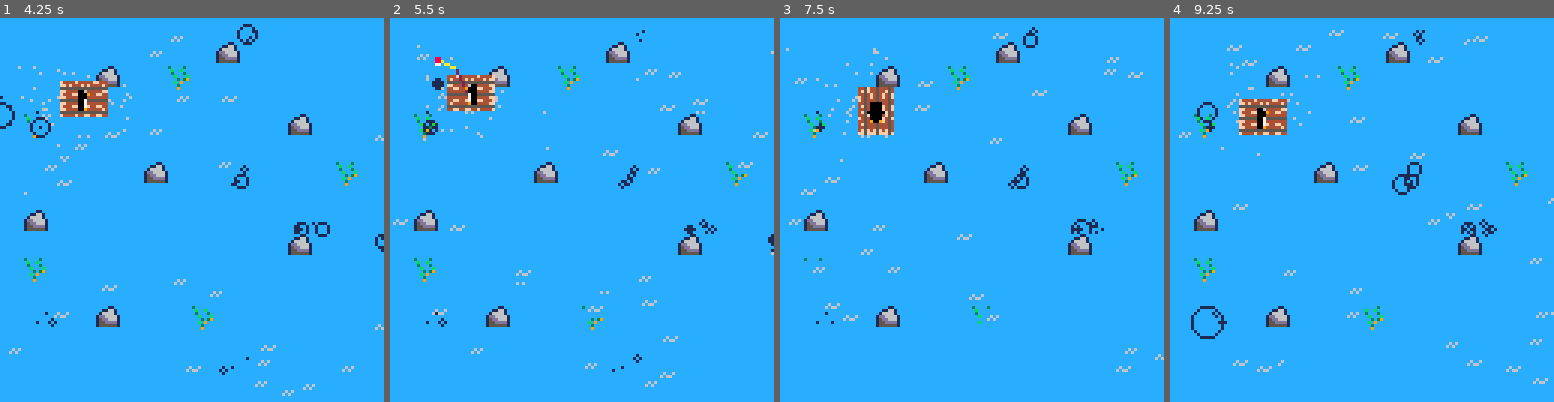
Above: before the commit, frames 1-4 (left to right).
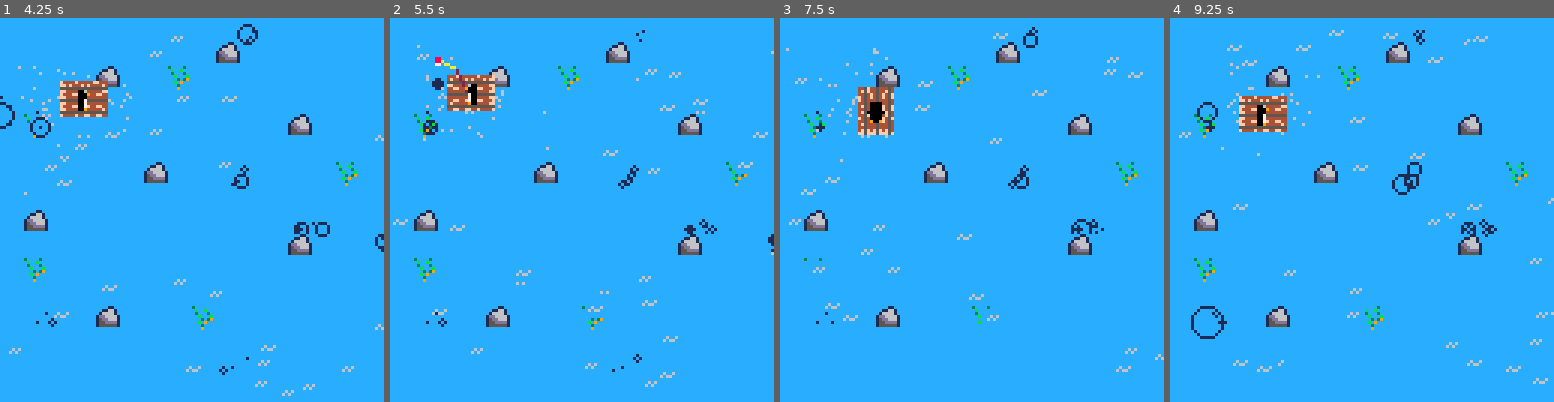
Above: after the commit, the same moments.

Repository: camirmas/carts
Game: PICO-8 cartridge projects/jam.p8
Two runs of this game, one before a commit and one after it. Both use one fixed random seed, a clock stepped at 60 frames per second and the inputs below.
Inputs:
- Up to frame 1 (4.25 s): tap X (X key) at 0.33, 1.07, 1.85, 2.97, 4.08 s; tap O (Z key) at 0.7, 1.7, 2.1, 2.5, 2.9, 3.3, 3.7, 4.1 s; hold Right 1.6-2.1 s; hold Up 2.15-2.42 s; hold Right 2.47-3.03 s; hold Left 3.08-3.58 s; hold Down 3.63-3.97 s; hold Right from 4.02 s (still down)
- Up to frame 2 (5.5 s): tap O (Z key) at 4.5, 4.9, 5.3 s; release Right at 4.68 s; hold Up 4.73-5.03 s; hold Left from 5.08 s (still down); tap X (X key) at 5.2 s
- Up to frame 3 (7.5 s): release Left at 5.68 s; tap O (Z key) every 0.4 s from 5.7 to 7.3 s; hold Down 5.73-6.03 s; hold Right 6.08-6.58 s; tap X (X key) at 6.32, 7.43 s; hold Right 6.63-7.13 s; hold Up 7.18-7.45 s
- Up to frame 4 (9.25 s): hold Right 7.5-8.07 s; tap O (Z key) every 0.4 s from 7.7 to 8.9 s; hold Left 8.12-8.62 s; tap X (X key) at 8.55 s; hold Down 8.67-9 s; hold Right from 9.05 s (still down)

Frame 1 is identical in both runs. In frame 2, less than 0.1% of the frame differs, in the area x 19-30%, y 19-29%; in frame 3, less than 0.1%; in frame 4, 1.0%, in the area x 17-36%, y 20-31%.

Commit message:
Add fishing sfx

Diff:
--- a/projects/jam.p8
+++ b/projects/jam.p8
@@ -13,7 +13,7 @@
 k_X = 5
 k_rock = 19
 k_hook = 11 -- soon to have more
-k_alert = 33
+k_alert = 21
 
 g = 1 -- gravity
 
@@ -34,6 +34,15 @@
 	island = 1,
 	ice = 2,
 	junk = 3
+}
+
+-- fish
+fish = {
+	sardine = {
+		k = 32,
+		rarity = "common",
+		regions = {regions.start},
+	}
 }
 
 function draw_hitbox(obj)
@@ -141,7 +150,8 @@
 				if self.hook ~= nil then
 					if self.t_bite > 0 then
 						self.t_bite = self.t_bite - 1
-					elseif not self.hook.bite then
+					elseif not (self.hook.bite or self.hook.caught) then
+						sfx(3)
 						self.hook.bite = true
 						self.hook.bite_start = time()
 					end
@@ -283,13 +293,17 @@
 				local dt = time() - self.bite_start
 
 				if dt < .34 then
+					-- extra roll for rare
 					if rnd() > .5 then
-						self.caught = "rare"
+						-- rare
+						self.caught = fish.sardine
 					else
-						self.caught = "common"
+						-- common
+						self.caught = fish.sardine
 					end
 				elseif dt < .68 then
-					self.caught = "common"
+					-- common
+					self.caught = fish.sardine
 				else
 					self.bite = false
 					self.spot:set_hook(self)
@@ -325,6 +339,7 @@
 				if (self.dir.y ~= dy) self.y = self.y + dy
 			else
 				if self.splash == nil then
+					sfx(6)
 					self.splash = create_splash(self.x, self.y)
 				else
 					self.splash:update()
@@ -413,6 +428,8 @@
 		hook = nil,
 		casting = false,
 		backpack = {},
+		info_timer = 0,
+		info_spr = nil,
 
 		get_spr_location = function(self)
 			local px = self.x + self.hitbox.w / 2 - 4
@@ -473,13 +490,23 @@
 			self.rod_end = rod_end
 
 			self.hook = create_hook(self.rod_end, self.cast_dir)
+
+			sfx(5)
+		end,
+
+		set_info_timer = function(self)
+			self.info_spr = self.hook.caught.k
+			self.info_timer = 2.5 * 30 -- 2.5s @ 30fps
 		end,
 
 		retrieve = function(self)
 			self.hook:retrieve()
 			-- check fishing
 			if self.hook.caught then
+				self:set_info_timer()
+				self.hook.caught = false
 				add(self.backpack, self.hook.caught)
+				sfx(4)
 			end
 
 			self.casting = false
@@ -496,8 +523,8 @@
 			self:update_hitbox()
 
 			if not (btn(0) or btn(1) or btn(2) or btn(3)) then
-				self.spd.x = self.spd.x * .9
-				self.spd.y = self.spd.y * .9
+				self.spd.x = self.spd.x * .85
+				self.spd.y = self.spd.y * .85
 			end
 
 			if btn(k_left) then
@@ -539,6 +566,10 @@
 			-- debug = "x: " .. self.dir.x .. ", y: " .. self.dir.y
 
 			player:move(self.dir.x * self.spd.x, self.dir.y * self.spd.y)
+
+			if self.info_timer > 0 then
+				self.info_timer = self.info_timer - 1
+			end
 		end,
 
         draw = function(self)
@@ -565,7 +596,12 @@
 
 			-- draw fishing bite alert
 			if self.hook ~= nil and self.hook.spot ~= nil and self.hook.bite then
-				spr(k_alert, p.x + 2, p.y - 4)
+				spr(k_alert, p.x + 2, p.y - 6)
+			end
+
+			-- draw info spr
+			if self.info_spr ~= nil and self.info_timer > 0 then
+				spr(self.info_spr, p.x + 2, p.y - 6)
 			end
 
 			-- draw hitbox (debug)
@@ -683,10 +719,6 @@
 
 			player:draw()
 
-			if #player.backpack > 0 then
-				debug = "caught: " .. player.backpack[#player.backpack]
-			end
-
 			print(debug, (128-#debug*4)/2, 12*8)
 		end
 	},
@@ -726,26 +758,25 @@
 00700700ccccccccffffffffccccccccbb0770bbbb0000bbbb007bbb4454445444540000ff444444444444440000000000000000000000000000000000000000
 00000000ccccccccffffffffccccccccbb0770bbbb0000bbbb007bbb4f54f454f45f000055555555555555550000000000000000000000000000000000000000
 00000000ccccccccffffffffccccccccbb9779bbbb9009bbbb009bbb44544454f45f0000ff444444444444440000000000000000000000000000000000000000
-00000000cccccccccccccccccccc11cc3cccc3cc00000000000000004f5f44544f540000f444ff44ff44ff440000000000000000000000000000000000000000
-00000000cccccccccccccccccc11661ccbccbccc0000000000000000445f44544f540000ff4444ff444444f40000000000000000000000000000000000000000
-00000000ccc6c6ccccccccccc166661cc3ccc3cc0000000000000000f454f454f45f000055555555555555550001100000000000000000000000000000000000
-00000000cc6c6ccccccccccc1dd66661ccbcccbc00000000000000004454f454f4540000f4444f44ff44ff440011110000000000000000000000000000000000
-00000000cccccccccc6cc6cc15dd6661ccc3c39c00000000000000004f5444544454000000000000000000000011110000000000000000000000000000000000
-00000000ccccccccc6c66ccc155dddd1ccbc9ccc0000000000000000445444544454000000000000000000000001100000000000000000000000000000000000
-00000000cccccccccccccccc15555551ccc3cccc00000000000000004f5f4f5f4f54000000000000000000000000000000000000000000000000000000000000
+00000000cccccccccccccccccccc11cc3cccc3cc55500000000000004f5f44544f540000f444ff44ff44ff440000000000000000000000000000000000000000
+00000000cccccccccccccccccc11661ccbccbccc5950000000000000445f44544f540000ff4444ff444444f40000000000000000000000000000000000000000
+00000000ccc6c6ccccccccccc166661cc3ccc3cc5950000000000000f454f454f45f000055555555555555550001100000000000000000000000000000000000
+00000000cc6c6ccccccccccc1dd66661ccbcccbc59500000000000004454f454f4540000f4444f44ff44ff440011110000000000000000000000000000000000
+00000000cccccccccc6cc6cc15dd6661ccc3c39c55500000000000004f5444544454000000000000000000000011110000000000000000000000000000000000
+00000000ccccccccc6c66ccc155dddd1ccbc9ccc5950000000000000445444544454000000000000000000000001100000000000000000000000000000000000
+00000000cccccccccccccccc15555551ccc3cccc55500000000000004f5f4f5f4f54000000000000000000000000000000000000000000000000000000000000
 00000000ccccccccccccccccccccccccccc9cccc0000000000000000ff5fff5fff5f000000000000000000000000000000000000000000000000000000000000
-00000000555000000090090080900908000000000000000000000000000000000000000000000000000000000000000000000000000000000000000000000000
-00000000595000008080080880800808000000000000000000000000000000000000000000000000000000000000000000000000000000000000000000000000
-1c01cc70595000008088880888888888000000000000000000000000000000000000000000000000000000000000000000000000000000000000000000000000
-01ccccdc59500000088ee880008ee800000000000000000000000000000000000000000000000000000000000000000000000000000000000000000000000000
-01cccccc555000008088880808888880000000000000000000000000000000000000000000000000000000000000000000000000000000000000000000000000
-1c01ccc0595000000800008080800808000000000000000000000000000000000000000000000000000000000000000000000000000000000000000000000000
-00000000555000000000000000000000000000000000000000000000000000000000000000000000000000000000000000000000000000000000000000000000
+00000000000000000090090080900908000000000000000000000000000000000000000000000000000000000000000000000000000000000000000000000000
+00000000000000008080080880800808000000000000000000000000000000000000000000000000000000000000000000000000000000000000000000000000
+1d01dd70000000008088880888888888000000000000000000000000000000000000000000000000000000000000000000000000000000000000000000000000
+01dddddd00000000088ee880008ee800000000000000000000000000000000000000000000000000000000000000000000000000000000000000000000000000
+01dddddd000000008088880808888880000000000000000000000000000000000000000000000000000000000000000000000000000000000000000000000000
+1d01ddd0000000000800008080800808000000000000000000000000000000000000000000000000000000000000000000000000000000000000000000000000
 __gff__
 0000000000000000000000000000000000000001000000000000000000000000000000000000000000000000000000000000000000000000000000000000000000000000000000000000000000000000000000000000000000000000000000000000000000000000000000000000000000000000000000000000000000000000
 0000000000000000000000000000000000000000000000000000000000000000000000000000000000000000000000000000000000000000000000000000000000000000000000000000000000000000000000000000000000000000000000000000000000000000000000000000000000000000000000000000000000000000
 __map__
-0303030303030303030303030303030300000000000000000000000000000000000000000000000000000000000000000000000000000000000000000000000000000000000000000000000000000000000000000000000000000000000000000000000000000000000000000000000000000000000000000000000000000000
+0303030303030303030303030301030300000000000000000000000000000000000000000000000000000000000000000000000000000000000000000000000000000000000000000000000000000000000000000000000000000000000000000000000000000000000000000000000000000000000000000000000000000000
 0303030101010101011301030101030300000000000000000000000000000000000000000000000000000000000000000000000000000000000000000000000000000000000000000000000000000000000000000000000000000000000000000000000000000000000000000000000000000000000000000000000000000000
 0301010113030314010301030101030300000000000000000000000000000000000000000000000000000000000000000000000000000000000000000000000000000000000000000000000000000000000000000000000000000000000000000000000000000000000000000000000000000000000000000000000000000000
 0303030303030303030303010303010300000000000000000000000000000000000000000000000000000000000000000000000000000000000000000000000000000000000000000000000000000000000000000000000000000000000000000000000000000000000000000000000000000000000000000000000000000000
Not shown, changed: the sound effects (__sfx__) section of projects/jam.p8
